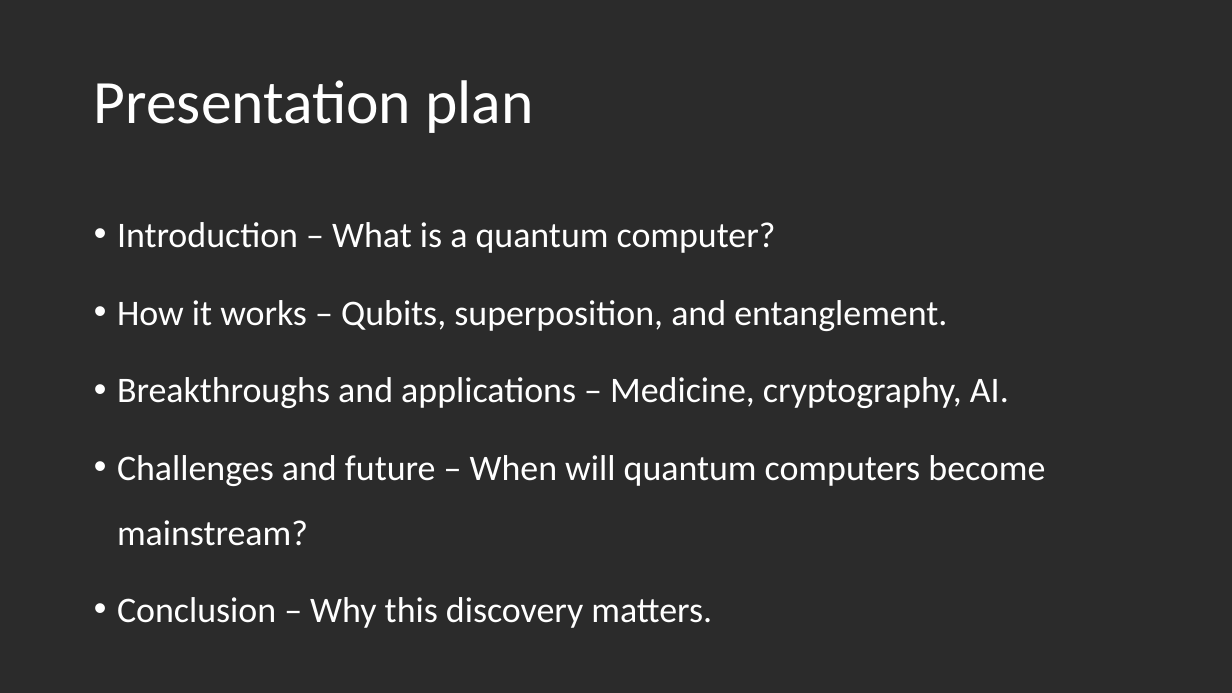
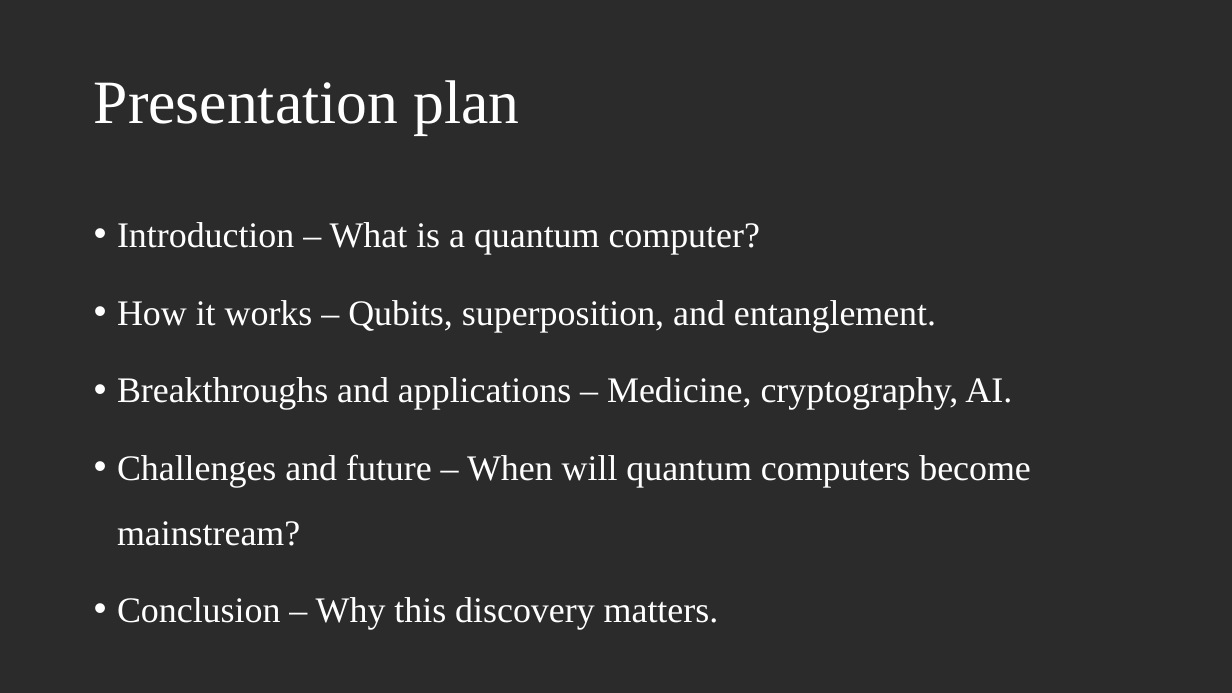
Before and after one commit to KeroDeep/Education, a slide deck: slide 2 of Novosibirsk_State_University/Английский язык/6 семестр/Homework/The promising discovery.pptx. Drawn at 1232x693 pixels with LibreOffice and Linux fonts; fonts in the diff are those of the drawing; background and template pictures are left out; a plain dark background stands for a picture behind light text. Boxes give left, top, right and bottom in pixels: in the first picture for what was removed or moved away, otherwise in the second. Text is boxed around its words. In the diff, an @@ line names an element or a change of style, - is before the commit and + after.

```diff
--- a/Novosibirsk_State_University/Английский язык/6 семестр/Homework/The promising discovery.pptx
+++ b/Novosibirsk_State_University/Английский язык/6 семестр/Homework/The promising discovery.pptx
@@ title "Presentation plan" at (94,80,519,135): font Calibri to Times New Roman @@
@@ text "Introduction – What is a ..." at (117,222,1031,630): font Calibri to Times New Roman @@
```
Also in this commit, not shown: 4 other slides changed, 1 other file.
